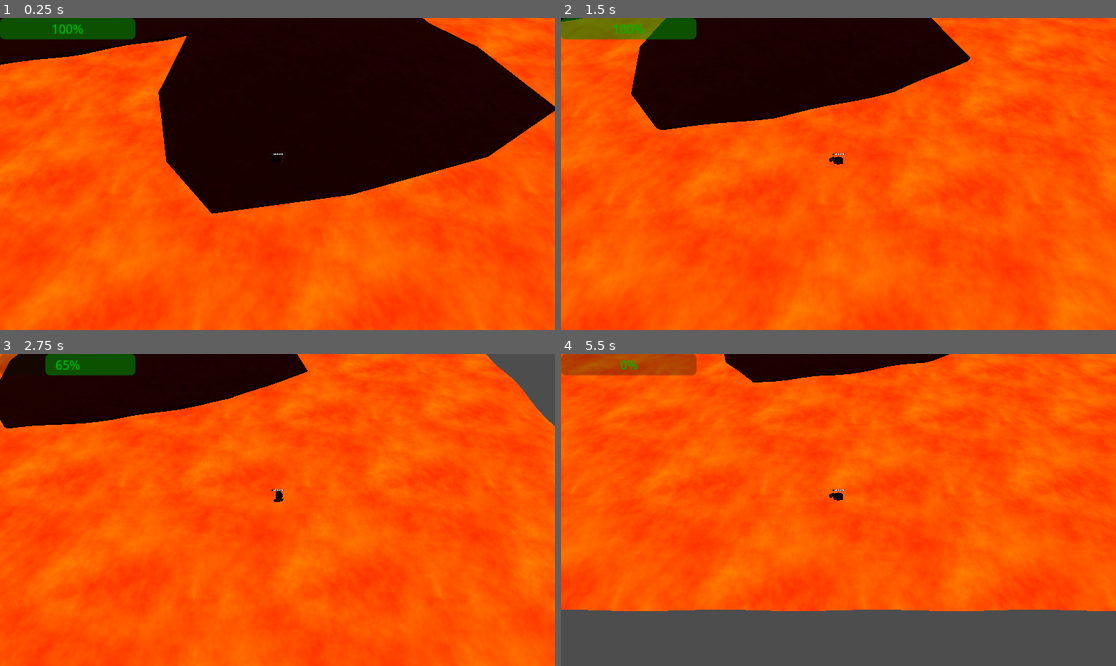
Above: before the commit, frames 1-4 (two rows, left to right).
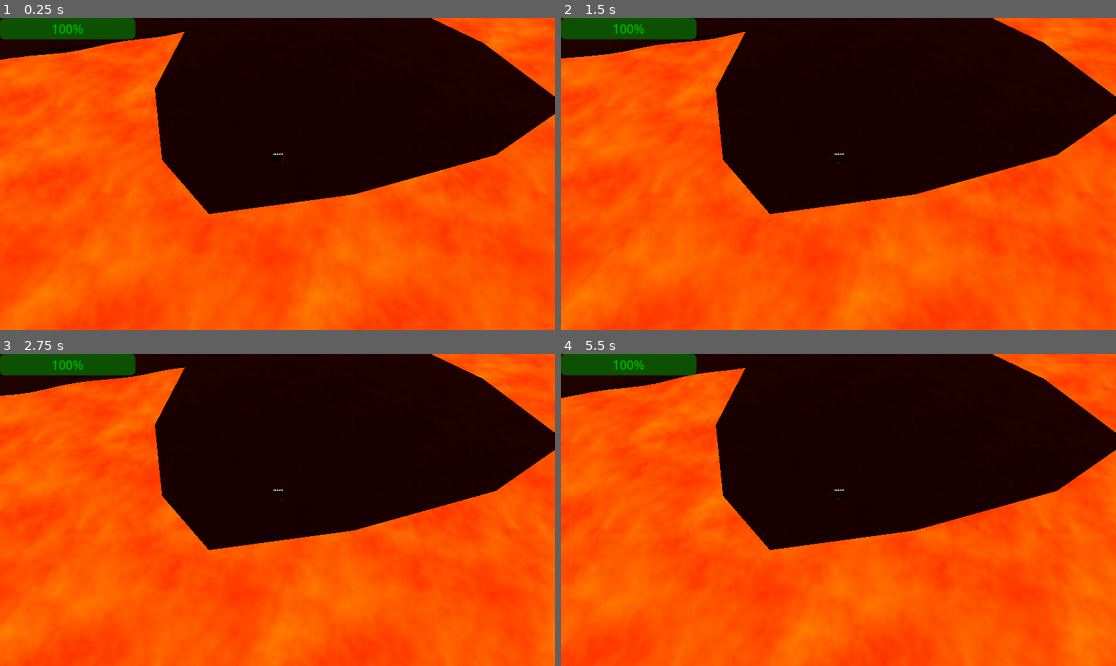
Above: after the commit, the same moments.

Repository: bigmcbigger/congenial-octo-carnival
Game: Godot game, scene res://dungeon/dungeon.tscn
The game is run twice, just before and just after one commit, with the same random seed, the same clock (stepped at 60 frames per second) and the same inputs.
Inputs (mouse positions are in pixels of both pictures, inside the frame that each line leads up to):
- Up to frame 1 (0.25 s): no input
- Up to frame 2 (1.5 s): tap Enter (ui_accept) at 0.5, 0.77 s; move the mouse to (960, 158) at 0.52 s; hold Right (ui_right) 0.53-1.28 s; click (960, 158) at 0.6 s; tap Space (ui_select) at 0.8, 1.35 s; move the mouse to (727, 189) at 1.27 s; hold Down (ui_down) from 1.28 s (still down)
- Up to frame 3 (2.75 s): tap Enter (ui_accept) at 1.52 s; click (166, 525) at 1.55 s; move the mouse to (333, 441) at 2.02 s; release Down (ui_down) at 2.03 s; hold Right (ui_right) from 2.03 s (still down); click (333, 441) at 2.1 s; tap Space (ui_select) at 2.3 s
- Up to frame 4 (5.5 s): move the mouse to (810, 572) at 2.77 s; release Right (ui_right) at 2.78 s; hold Up (ui_up) 2.78-3.53 s; right-click (810, 572) at 2.85 s; tap Enter (ui_accept) at 3.02, 3.77, 4.52 s; click (810, 572) at 3.05 s; move the mouse to (1005, 556) at 3.52 s; hold Left (ui_left) 3.53-5.03 s; tap Space (ui_select) at 3.6, 5.1 s; move the mouse to (672, 463) at 4.27 s; click (672, 463) at 4.35 s; move the mouse to (866, 510) at 5.02 s; hold Down (ui_down) from 5.03 s (still down)

The runs differ from the first frame. In frame 1, 2.2% of the frame differs, in the area x 0-100%, y 0-100%; in frame 2, 40%; in frame 3, 47%; in frame 4, 60%.
Error after the commit: Attempt to call function 'set_identity' in base 'null instance' on a null instance. (res://character.gd:62)

Commit message:
Add greybox character art and animations in character_test.tscn

Diff:
--- a/attacks/AttackMoves.tscn
+++ b/attacks/AttackMoves.tscn
@@ -253,6 +253,7 @@
 
 [node name="MeshInstance3D" type="MeshInstance3D" parent="."]
 transform = Transform3D(0.196625, 0.237519, -0.0722044, 0, 0.977883, 0.142212, 0.0737459, -0.633285, 0.192515, 0.590199, 0, -0.0975877)
+cast_shadow = 0
 mesh = SubResource("BoxMesh_vycrk")
 
 [node name="AnimationPlayer" type="AnimationPlayer" parent="."]
--- a/character.gd
+++ b/character.gd
@@ -12,8 +12,14 @@
 var gravity = ProjectSettings.get_setting("physics/3d/default_gravity")
 var health = 100.0;
 
-@onready var attack_basic = $Pivot/AttackMoves
+@onready var attack_basic = $Pivot/sword_anchor/AttackMoves
 #@onready var attack_special = $Pivot/SpecialAttack
+
+@onready var left_leg_joint = $Pivot/model/left_leg_joint/Node3D
+@onready var right_leg_joint = $Pivot/model/right_leg_joint/Node3D
+@onready var model = $Pivot/model
+@onready var torch_anchor = $Pivot/model/torch_anchor
+@onready var sword_anchor = $Pivot/sword_anchor
 
 func _input(event):
 	if Input.is_action_just_pressed("attack"):
@@ -24,6 +30,7 @@
 
 var target_velocity = Vector3.ZERO
 
+var move_time = 0.0
 func _physics_process(delta):
 	update_health()
 
@@ -52,15 +59,32 @@
 	if not $SpecialAttack_CCTimer.is_stopped():
 		return
 
+	left_leg_joint.set_identity()
+	right_leg_joint.set_identity()
+	model.set_identity()
+	sword_anchor.set_identity()
+	torch_anchor.set_identity()
 	if not $Dash.is_stopped():
 		target_velocity = direction * DASH_ACCELERATION
+		left_leg_joint.rotate_x(-PI/2)
+		right_leg_joint.rotate_x(-PI/2)
+		model.rotate_x(-0.6)
+		sword_anchor.translate(Vector3(0.0, 0.0, 0.5))
+		torch_anchor.translate(Vector3(0,0,0.5))
 	else:
 		if Input.is_action_just_pressed("ui_select"):
 			$Dash.start(0.1)
+			move_time = 0.0
 		else:
 			# Ground Velocity
 			target_velocity.x = direction.x * SPEED
 			target_velocity.z = direction.z * SPEED
+		if direction != Vector3.ZERO:
+			move_time += delta
+			left_leg_joint.rotate_x(sin(move_time * 8.0) * PI/2)
+			right_leg_joint.rotate_x(-sin(move_time * 8.0) * PI/2)
+		else:
+			move_time = 0.0
 
 
 	# Vertical Velocity
@@ -78,7 +102,7 @@
 	# Test for lava damage:
 	if $Dash.is_stopped():
 		var test_point = self.global_position
-		test_point.y -= 0.5;
+		test_point.y -= 1.0;
 		var space_state = get_world_3d().direct_space_state
 		var ground_query = PhysicsPointQueryParameters3D.new()
 		ground_query.set_position(test_point)
--- /dev/null
+++ b/character_test.tscn
@@ -0,0 +1,242 @@
+[gd_scene load_steps=25 format=3 uid="uid://e1qj5kerko65"]
+
+[ext_resource type="Script" path="res://character.gd" id="1_ki2w3"]
+[ext_resource type="Script" path="res://Pivot.gd" id="2_2ynsf"]
+[ext_resource type="PackedScene" uid="uid://bw54jlqsrcn76" path="res://attacks/AttackMoves.tscn" id="4_uyl4t"]
+
+[sub_resource type="SphereShape3D" id="SphereShape3D_asogy"]
+
+[sub_resource type="Curve" id="Curve_kygpr"]
+_data = [Vector2(0.0592784, 0), 0.0, 18.1707, 0, 0, Vector2(0.103093, 0.362871), 0.0, 0.0, 0, 0, Vector2(1, 0.343564), -2.59691, 0.0, 0, 0]
+point_count = 3
+
+[sub_resource type="StandardMaterial3D" id="StandardMaterial3D_lqv0x"]
+albedo_color = Color(0.47451, 0.372549, 0.32549, 1)
+
+[sub_resource type="TubeTrailMesh" id="TubeTrailMesh_sghvo"]
+material = SubResource("StandardMaterial3D_lqv0x")
+radial_steps = 16
+sections = 4
+curve = SubResource("Curve_kygpr")
+
+[sub_resource type="StandardMaterial3D" id="StandardMaterial3D_fft16"]
+albedo_color = Color(0.909804, 0.258824, 0.117647, 1)
+
+[sub_resource type="Curve" id="Curve_aeply"]
+_data = [Vector2(0.00773196, 0.20198), 0.0, 0.0, 0, 0, Vector2(1, 0.948515), 0.0, 0.0, 0, 0]
+point_count = 2
+
+[sub_resource type="StandardMaterial3D" id="StandardMaterial3D_1ugpi"]
+
+[sub_resource type="TubeTrailMesh" id="TubeTrailMesh_inxlh"]
+material = SubResource("StandardMaterial3D_1ugpi")
+radius = 0.3
+sections = 2
+section_length = 0.1
+curve = SubResource("Curve_aeply")
+
+[sub_resource type="StandardMaterial3D" id="StandardMaterial3D_pfs8e"]
+albedo_color = Color(0.176471, 0.156863, 0.356863, 1)
+
+[sub_resource type="PlaneMesh" id="PlaneMesh_kupng"]
+material = SubResource("StandardMaterial3D_pfs8e")
+size = Vector2(0.5, 0.8)
+subdivide_width = 5
+subdivide_depth = 5
+orientation = 2
+
+[sub_resource type="SphereShape3D" id="SphereShape3D_47i03"]
+radius = 0.316419
+
+[sub_resource type="Curve" id="Curve_25p5g"]
+_data = [Vector2(0, 0), 0.0, 8.87833, 0, 0, Vector2(0.17268, 0.652475), 0.0, 0.0, 0, 0, Vector2(0.425258, 0.382178), 0.0, 0.0, 0, 0, Vector2(1, 0.0346535), -0.864357, 0.0, 0, 0]
+point_count = 4
+
+[sub_resource type="StandardMaterial3D" id="StandardMaterial3D_7ccqg"]
+albedo_color = Color(0.854902, 0.537255, 0, 1)
+metallic = 0.3
+metallic_specular = 1.0
+roughness = 0.0
+
+[sub_resource type="TubeTrailMesh" id="TubeTrailMesh_e58tr"]
+material = SubResource("StandardMaterial3D_7ccqg")
+radius = 0.3
+sections = 4
+section_length = 0.15
+curve = SubResource("Curve_25p5g")
+
+[sub_resource type="StandardMaterial3D" id="StandardMaterial3D_7a6bc"]
+albedo_color = Color(0.156863, 0.14902, 0.431373, 1)
+
+[sub_resource type="CylinderMesh" id="CylinderMesh_wypyw"]
+material = SubResource("StandardMaterial3D_7a6bc")
+top_radius = 0.05
+bottom_radius = 0.02
+height = 0.3
+
+[sub_resource type="StandardMaterial3D" id="StandardMaterial3D_lickh"]
+albedo_color = Color(1, 0.501961, 0, 1)
+emission_enabled = true
+emission = Color(1, 0.501961, 0, 1)
+
+[sub_resource type="SphereMesh" id="SphereMesh_qcbkq"]
+material = SubResource("StandardMaterial3D_lickh")
+radius = 0.05
+height = 0.1
+
+[sub_resource type="Animation" id="Animation_m6ss0"]
+length = 0.001
+
+[sub_resource type="Animation" id="Animation_qgmq4"]
+resource_name = "sword_swing"
+length = 0.5
+
+[sub_resource type="AnimationLibrary" id="AnimationLibrary_ar37n"]
+_data = {
+"RESET": SubResource("Animation_m6ss0"),
+"sword_swing": SubResource("Animation_qgmq4")
+}
+
+[node name="Character" type="CharacterBody3D"]
+transform = Transform3D(1, 0, 0, 0, 1, 0, 0, 0, 1, 0, 0.5, 0)
+script = ExtResource("1_ki2w3")
+
+[node name="CollisionShape3D" type="CollisionShape3D" parent="."]
+transform = Transform3D(1, 0, 0, 0, 1, 0, 0, 0, 1, -0.000887632, 0.0479936, -0.103558)
+visible = false
+shape = SubResource("SphereShape3D_asogy")
+
+[node name="Label3D" type="Label3D" parent="."]
+transform = Transform3D(1, 0, 0, 0, 1, 0, 0, 0, 1, 0, 0.42673, 0)
+visible = false
+text = "Hades"
+
+[node name="Camera3D" type="Camera3D" parent="."]
+transform = Transform3D(1, 0, 0, 0, 0.277315, 0.960779, 0, -0.960779, 0.277315, 0.00811815, 4.66918, 2.11388)
+current = true
+fov = 110.174
+
+[node name="Pivot" type="Node3D" parent="."]
+script = ExtResource("2_2ynsf")
+
+[node name="model" type="Node3D" parent="Pivot"]
+
+[node name="body" type="MeshInstance3D" parent="Pivot/model"]
+cast_shadow = 0
+mesh = SubResource("TubeTrailMesh_sghvo")
+
+[node name="hat" type="MeshInstance3D" parent="Pivot/model"]
+transform = Transform3D(1, 0, 0, 0, 1, 0, 0, 0, 1, 0, 0.392931, 0)
+material_override = SubResource("StandardMaterial3D_fft16")
+cast_shadow = 0
+mesh = SubResource("TubeTrailMesh_inxlh")
+
+[node name="cape" type="SoftBody3D" parent="Pivot/model"]
+transform = Transform3D(1, 0, 0, 0, 0.844758, 0.535149, 0, -0.535149, 0.844758, 0, -0.0678066, 0.412649)
+cast_shadow = 0
+mesh = SubResource("PlaneMesh_kupng")
+collision_layer = 8
+collision_mask = 8
+simulation_precision = 100
+total_mass = 1.01
+damping_coefficient = 0.25
+ray_pickable = false
+pinned_points = [47, 43, 44, 45, 46, 48, 42]
+attachments/0/point_index = 47
+attachments/0/spatial_attachment_path = NodePath("..")
+attachments/0/offset = Vector3(-0.166667, 0.270097, 0.19859)
+attachments/1/point_index = 43
+attachments/1/spatial_attachment_path = NodePath("..")
+attachments/1/offset = Vector3(0.166667, 0.270097, 0.19859)
+attachments/2/point_index = 44
+attachments/2/spatial_attachment_path = NodePath("..")
+attachments/2/offset = Vector3(0.0833333, 0.270097, 0.19859)
+attachments/3/point_index = 45
+attachments/3/spatial_attachment_path = NodePath("..")
+attachments/3/offset = Vector3(2.48353e-09, 0.270097, 0.19859)
+attachments/4/point_index = 46
+attachments/4/spatial_attachment_path = NodePath("..")
+attachments/4/offset = Vector3(-0.0833333, 0.270097, 0.19859)
+attachments/5/point_index = 48
+attachments/5/spatial_attachment_path = NodePath("..")
+attachments/5/offset = Vector3(-0.25, 0.270097, 0.19859)
+attachments/6/point_index = 42
+attachments/6/spatial_attachment_path = NodePath("..")
+attachments/6/offset = Vector3(0.25, 0.270097, 0.19859)
+
+[node name="cape_collider" type="StaticBody3D" parent="Pivot/model"]
+transform = Transform3D(1, 0, 0, 0, 1, 0, 0, 0, 1, 0, -0.0754657, -0.0540889)
+collision_layer = 8
+collision_mask = 8
+
+[node name="CollisionShape3D" type="CollisionShape3D" parent="Pivot/model/cape_collider"]
+shape = SubResource("SphereShape3D_47i03")
+
+[node name="left_leg_joint" type="Node3D" parent="Pivot/model"]
+transform = Transform3D(1, 0, 0, 0, 1, 0, 0, 0, 1, -0.15, -0.341, 0)
+
+[node name="Node3D" type="Node3D" parent="Pivot/model/left_leg_joint"]
+
+[node name="left_leg" type="MeshInstance3D" parent="Pivot/model/left_leg_joint/Node3D"]
+transform = Transform3D(1, 0, 0, 0, 1, 0, 0, 0, 1, 0, -0.171594, 0)
+cast_shadow = 0
+mesh = SubResource("TubeTrailMesh_e58tr")
+skeleton = NodePath("../../..")
+
+[node name="right_leg_joint" type="Node3D" parent="Pivot/model"]
+transform = Transform3D(1, 0, 0, 0, 1, 0, 0, 0, 1, 0.15, -0.341, 0)
+
+[node name="Node3D" type="Node3D" parent="Pivot/model/right_leg_joint"]
+
+[node name="right_leg" type="MeshInstance3D" parent="Pivot/model/right_leg_joint/Node3D"]
+transform = Transform3D(1, 0, 0, 0, 1, 0, 0, 0, 1, 0, -0.171594, 0)
+cast_shadow = 0
+mesh = SubResource("TubeTrailMesh_e58tr")
+skeleton = NodePath("../../..")
+
+[node name="torch_anchor" type="Node3D" parent="Pivot/model"]
+
+[node name="torch" type="Node3D" parent="Pivot/model/torch_anchor"]
+transform = Transform3D(1, 0, 0, 0, 1, 0, 0, 0, 1, -0.346832, 0.077796, -0.297325)
+
+[node name="stick" type="MeshInstance3D" parent="Pivot/model/torch_anchor/torch"]
+cast_shadow = 0
+mesh = SubResource("CylinderMesh_wypyw")
+
+[node name="OmniLight3D" type="OmniLight3D" parent="Pivot/model/torch_anchor/torch"]
+transform = Transform3D(1, 0, 0, 0, 1, 0, 0, 0, 1, 0, 0.326866, 0)
+light_color = Color(1, 0.501961, 0, 1)
+light_energy = 0.5
+shadow_enabled = true
+
+[node name="bulb" type="MeshInstance3D" parent="Pivot/model/torch_anchor/torch/OmniLight3D"]
+transform = Transform3D(1, 0, 0, 0, 1, 0, 0, 0, 1, 0, -0.138024, 0)
+cast_shadow = 0
+mesh = SubResource("SphereMesh_qcbkq")
+skeleton = NodePath("../..")
+
+[node name="sword_anchor" type="Node3D" parent="Pivot"]
+
+[node name="AttackMoves" parent="Pivot/sword_anchor" instance=ExtResource("4_uyl4t")]
+transform = Transform3D(0.5, 0, 0, 0, 0.5, 0, 0, 0, 0.5, 0, 0, 0)
+
+[node name="Dash" type="Timer" parent="."]
+wait_time = 2.0
+one_shot = true
+
+[node name="SpecialAttack_CCTimer" type="Timer" parent="."]
+wait_time = 0.9
+one_shot = true
+
+[node name="AnimationPlayer" type="AnimationPlayer" parent="."]
+libraries = {
+"": SubResource("AnimationLibrary_ar37n")
+}
+
+[node name="HealthBar" type="ProgressBar" parent="."]
+modulate = Color(0, 0.752941, 0, 1)
+offset_right = 176.0
+offset_bottom = 27.0
+scale = Vector2(1.59794, 1.64155)
+value = 100.0
+fill_mode = 1
Not shown: 1 places in archer.tscn that only renumber resources
